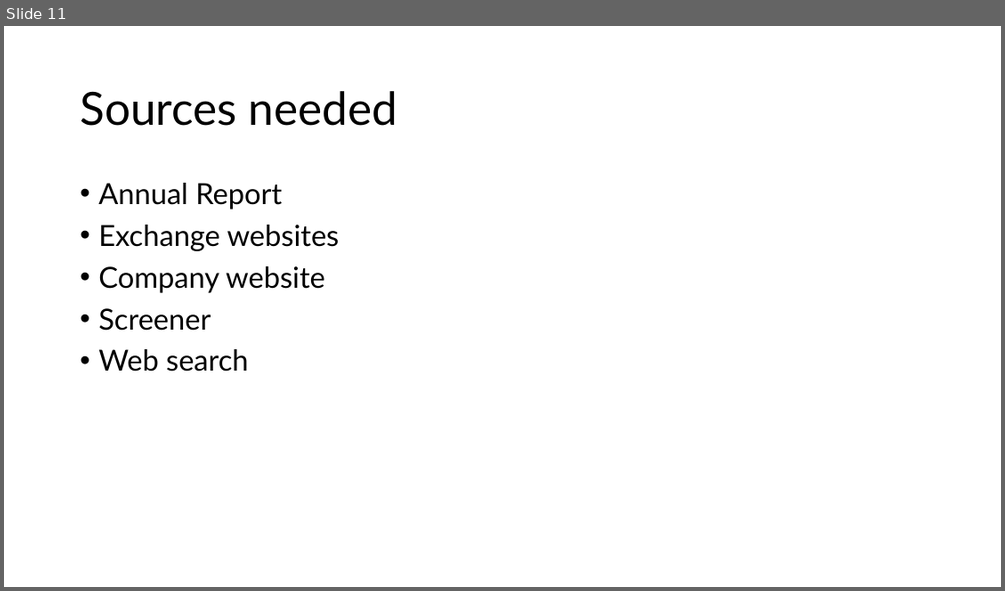
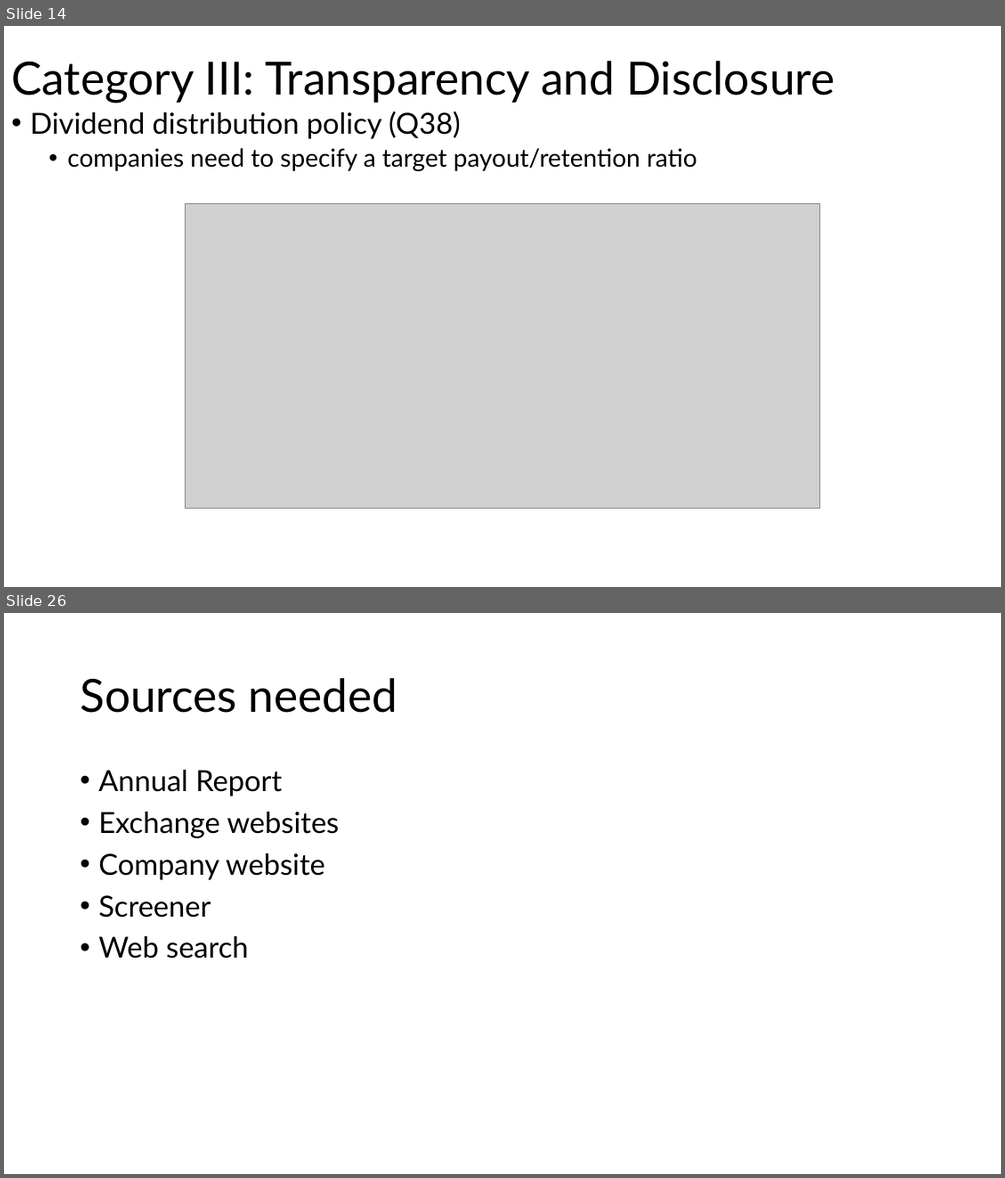
Before and after one commit to Monzero/AgentMADS, a slide deck: Governance risk framework.pptx. Shown one above the other, each under a label of ours: slide 11 before the commit, slides 14 and 26 after it; the slides between them are not shown. The pictures are 1005x591 and 1005x1178 pixels, drawn with LibreOffice and Linux fonts; fonts in the diff are those of the drawing; grey boxes stand for pictures. Boxes give left, top, right and bottom in pixels: in the first picture for what was removed or moved away, otherwise in the second. Text is boxed around its words. In the diff, an @@ line names an element or a change of style, - is before the commit and + after.

```diff
--- a/Governance risk framework.pptx
+++ b/Governance risk framework.pptx
@@ slide 14 added at <box>4,26,1001,587</box>, background #FFFFFF @@
@@ title added at <box>11,61,834,103</box>, 44 pt, text #000000 @@
+Category III: Transparency and Disclosure
@@ text added at <box>30,111,697,171</box>, 24 pt, text #000000 @@
+• Dividend distribution policy (Q38)
+  • companies need to specify a target payout/retention ratio
@@ picture added at <box>185,203,821,507</box> @@
@@ what was slide 11 is now slide 26 @@
```
Also in this commit, not shown: 9 slides changed, 14 other slides added.
